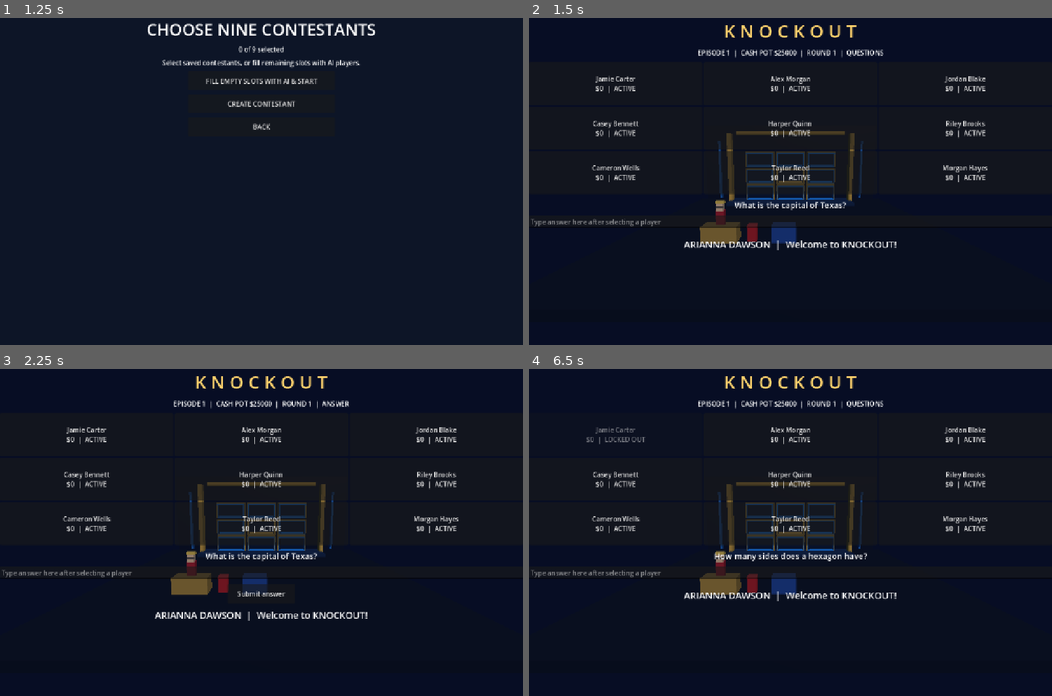
Above: before the commit, frames 1-4 (two rows, left to right).
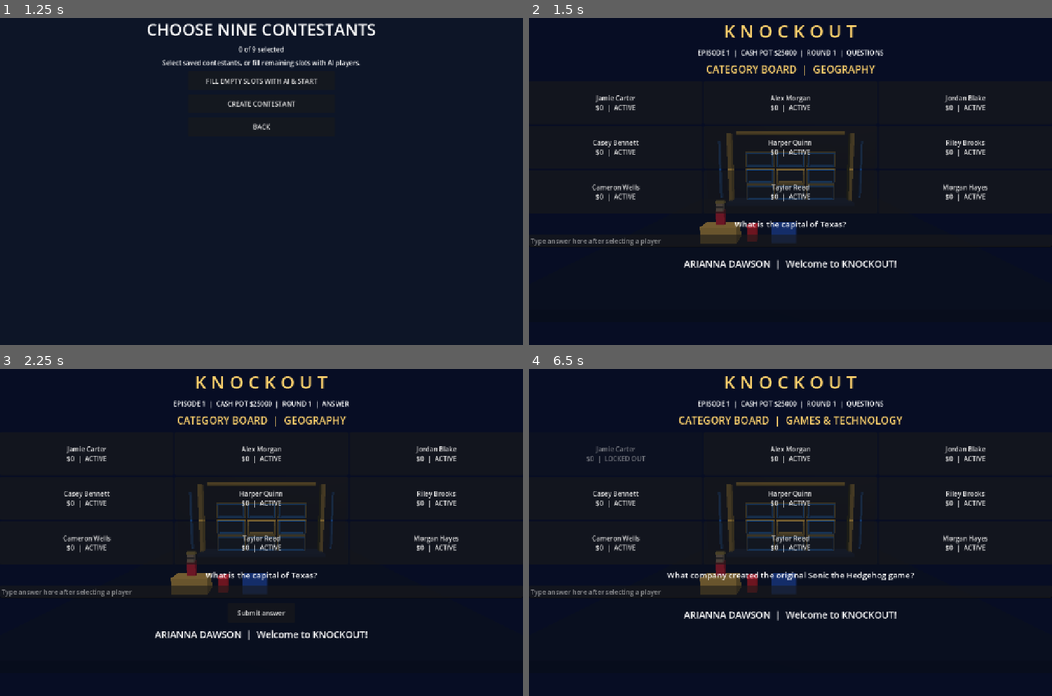
Above: after the commit, the same moments.

Repository: Becksploder2/Knockout
Game: Godot game, scene res://scenes/launcher.tscn
The game is run twice, just before and just after one commit, with the same random seed, the same clock (stepped at 60 frames per second) and the same inputs.
Inputs:
- Up to frame 1 (1.25 s): click "PLAY KNOCKOUT" at 0.5 s
- Up to frame 2 (1.5 s): click "FILL EMPTY SLOTS WITH AI & ST…" at 1.25 s
- Up to frame 3 (2.25 s): click "Jamie Carter $0 | ACTIVE" at 2 s
- Up to frame 4 (6.5 s): click "Alex Morgan $0 | ACTIVE" at 2.75 s; click "Jordan Blake $0 | ACTIVE" at 3.5 s; click "Casey Bennett $0 | ACTIVE" at 4.25 s; click "Harper Quinn $0 | ACTIVE" at 5 s; click "Riley Brooks $0 | ACTIVE" at 5.75 s

Frame 1 is identical in both runs. In frame 2, 6.3% of the frame differs, in the area x 0-88%, y 14-77%; in frame 3, 6.4%; in frame 4, 6.8%.

Commit message:
Add category board, 56 randomized categorized questions and persistent never-repeat history

Diff:
--- a/Main.gd
+++ b/Main.gd
@@ -22,19 +22,67 @@
 var actions: HBoxContainer
 var info: Label
 var question: Label
-var questions := [
-["What is the capital of Texas?", "Austin"],
-["How many sides does a hexagon have?", "6"],
-["Which planet is known as the Red Planet?", "Mars"],
-["What is 12 multiplied by 8?", "96"],
-["Which ocean is the largest?", "Pacific"],
-["What is the chemical symbol for gold?", "Au"],
-["What is the capital of France?", "Paris"],
-["How many minutes are in two hours?", "120"],
-["Which sport uses a puck?", "Hockey"],
-["What is the square root of 81?", "9"]
-]
+var questions: Array = [["Geography","What is the capital of Texas?","Austin"],
+["Geography","What is the capital of Canada?","Ottawa"],
+["Geography","Which country is home to the city of Kyoto?","Japan"],
+["Geography","What is the largest ocean on Earth?","Pacific"],
+["Geography","What river flows through London?","Thames"],
+["Geography","Which continent contains Kenya?","Africa"],
+["Geography","What is the capital of France?","Paris"],
+["Geography","What country borders Portugal to the east?","Spain"],
+["Science","What is the chemical symbol for gold?","Au"],
+["Science","Which planet is called the Red Planet?","Mars"],
+["Science","What gas do plants absorb during photosynthesis?","Carbon dioxide"],
+["Science","How many bones are in the typical adult human body?","206"],
+["Science","What force keeps planets in orbit around the Sun?","Gravity"],
+["Science","What is the chemical formula for water?","H2O"],
+["Science","What is the closest star to Earth?","Sun"],
+["Science","What is the hardest naturally occurring mineral?","Diamond"],
+["Sports","How many players are on the court for one basketball team?","5"],
+["Sports","Which sport uses a puck?","Hockey"],
+["Sports","How many bases are on a baseball diamond?","4"],
+["Sports","What is the maximum score with one dart in standard darts?","60"],
+["Sports","How many holes are played in a standard golf round?","18"],
+["Sports","What sport awards a touchdown?","American football"],
+["Sports","What is the standard number of players on a soccer team on the field?","11"],
+["Sports","Which tennis tournament is played on grass in London?","Wimbledon"],
+["History","Who was the first president of the United States?","George Washington"],
+["History","In what year did the Berlin Wall fall?","1989"],
+["History","Which civilization built Machu Picchu?","Inca"],
+["History","What ship sank on its maiden voyage in 1912?","Titanic"],
+["History","Which country gifted the Statue of Liberty to the United States?","France"],
+["History","In what year did World War II end?","1945"],
+["History","What ancient city was buried by Mount Vesuvius?","Pompeii"],
+["History","Who was known as the Maid of Orleans?","Joan of Arc"],
+["Entertainment","What is the name of the cowboy in Toy Story?","Woody"],
+["Entertainment","What fictional city does Batman protect?","Gotham City"],
+["Entertainment","Who wrote the Harry Potter novels?","J. K. Rowling"],
+["Entertainment","What color is the character Shrek?","Green"],
+["Entertainment","What instrument has black and white keys?","Piano"],
+["Entertainment","What is the name of the kingdom in Frozen?","Arendelle"],
+["Entertainment","What is the name of the hobbit played by Elijah Wood?","Frodo"],
+["Entertainment","What is the first name of Sherlock Holmes's friend Watson?","John"],
+["Games & Technology","What company created the original Sonic the Hedgehog game?","Sega"],
+["Games & Technology","What does CPU stand for?","Central Processing Unit"],
+["Games & Technology","What does USB stand for?","Universal Serial Bus"],
+["Games & Technology","Which company released the Nintendo 64?","Nintendo"],
+["Games & Technology","What is the name of Mario's brother?","Luigi"],
+["Games & Technology","Which game features falling blocks called tetrominoes?","Tetris"],
+["Games & Technology","What does HTML stand for?","HyperText Markup Language"],
+["Games & Technology","What color is Pac-Man?","Yellow"],
+["General Knowledge","How many sides does a hexagon have?","6"],
+["General Knowledge","What is 12 multiplied by 8?","96"],
+["General Knowledge","What is the square root of 81?","9"],
+["General Knowledge","How many minutes are in two hours?","120"],
+["General Knowledge","What is the freezing point of water in Celsius?","0"],
+["General Knowledge","How many days are in a leap year?","366"],
+["General Knowledge","What is the Roman numeral for 50?","L"],
+["General Knowledge","How many letters are in the English alphabet?","26"]]
+
 var question_index := 0
+var category_board: Label
+var used_question_ids: Dictionary = {}
+const QUESTION_HISTORY := "user://knockout_used_questions.json"
 var answer_field: LineEdit
 var music_player: AudioStreamPlayer
 var music_files: Dictionary = {}
@@ -62,6 +110,8 @@
 
 func _ready() -> void:
 	randomize()
+	_load_question_history()
+	questions.shuffle()
 	# Keep the loading overlay visible until the board has rendered successfully.
 	# Create the interactive board first; initialize 3D after the first frame.
 	var bg := ColorRect.new()
@@ -90,6 +140,11 @@
 	info = Label.new()
 	info.horizontal_alignment = HORIZONTAL_ALIGNMENT_CENTER
 	main.add_child(info)
+	category_board = Label.new()
+	category_board.horizontal_alignment = HORIZONTAL_ALIGNMENT_CENTER
+	category_board.add_theme_font_size_override("font_size", 25)
+	category_board.add_theme_color_override("font_color", Color("#ffd36d"))
+	main.add_child(category_board)
 	grid = GridContainer.new()
 	grid.columns = 3
 	main.add_child(grid)
@@ -164,7 +219,7 @@
 
 
 func _process(delta: float) -> void:
-	if players.size() != 9 or answer_field == null:
+	if players.size() != 9 or answer_field == null or phase == "question_bank_empty":
 		return
 	if terminator_running:
 		spotlight_clock += delta
@@ -230,8 +285,35 @@
 func _ai_answer() -> String:
 	# Difficulty baseline: approximately 70 percent correct.
 	if randf() < 0.70:
-		return str(questions[question_index % questions.size()][1])
+		return str(_current_question()[2])
 	return "Incorrect AI response"
+
+
+func _current_question() -> Array:
+	while question_index < questions.size():
+		var candidate: Array = questions[question_index]
+		if not used_question_ids.has(str(candidate[1])):
+			return candidate
+		question_index += 1
+	return []
+
+func _mark_question_used() -> void:
+	var current: Array = _current_question()
+	if current.is_empty():
+		return
+	used_question_ids[str(current[1])] = true
+	var file := FileAccess.open(QUESTION_HISTORY, FileAccess.WRITE)
+	if file != null:
+		file.store_string(JSON.stringify(used_question_ids))
+
+func _load_question_history() -> void:
+	if not FileAccess.file_exists(QUESTION_HISTORY):
+		return
+	var file := FileAccess.open(QUESTION_HISTORY, FileAccess.READ)
+	if file != null:
+		var parsed: Variant = JSON.parse_string(file.get_as_text())
+		if parsed is Dictionary:
+			used_question_ids = parsed
 
 func living() -> Array:
 	var a: Array = []
@@ -248,6 +330,9 @@
 	actions.add_child(b)
 
 func render() -> void:
+	if _current_question().is_empty():
+		phase = "question_bank_empty"
+	category_board.text = "CATEGORY BOARD  |  " + ("QUESTION BANK EXHAUSTED" if phase == "question_bank_empty" else str(_current_question()[0]).to_upper())
 	info.text = "EPISODE %d  |  CASH POT $%d  |  ROUND %d  |  %s" % [episode, pot, round_number, phase.to_upper()]
 	for n in grid.get_children():
 		grid.remove_child(n)
@@ -275,7 +360,7 @@
 		actions.remove_child(n)
 		n.queue_free()
 	if phase == "questions":
-		question.text = questions[question_index % questions.size()][0]
+		question.text = _current_question()[1]
 		if round_number <= 2:
 			question.text = "ARIANNA: The Terminator activates automatically after three questions!" if round_questions >= 3 else question.text
 		elif round_number == 3:
@@ -309,6 +394,7 @@
 		return
 	var correct: bool = answer_field.text.strip_edges().to_lower() == str(questions[question_index % questions.size()][1]).to_lower()
 	answer_field.clear()
+	_mark_question_used()
 	question_index += 1
 	if phase == "answer":
 		if correct:
